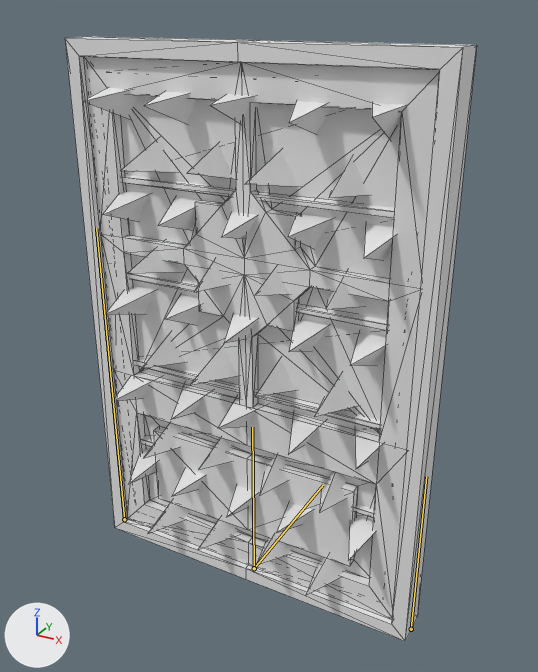
One commit to the glTF model Project/area/3 evil foundry/object/model/Door.gltf: the scene before it, then after it.
Camera for both pictures: a camera (50 mm lens) standing at (3.64, -6.23, 6.27) and looking at (-0.51, 1.31, 2.5). Every picture has the same lights, and +X, +Y and +Z are marked at lower left. The bones that bend it are drawn over the model as lines. Mesh edges are drawn as thin lines.

Names of what the first picture shows: 'DoorFrame', 'DoorNormal', 'DoorSpiked'.
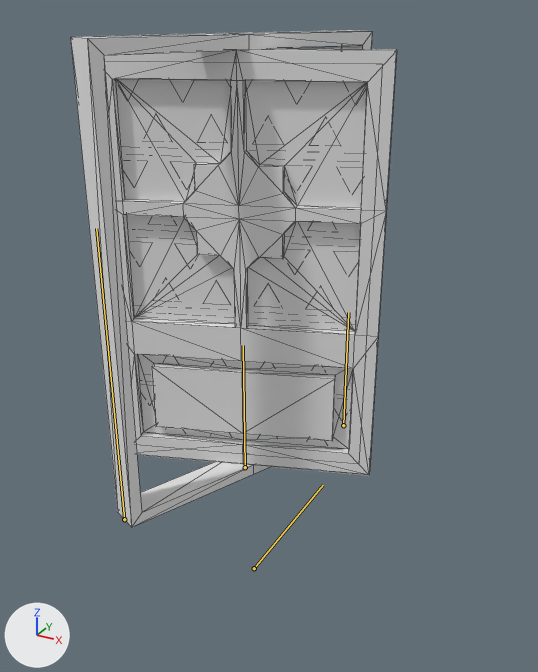
Commit message: Implement Doors

The newer file adds an action. The first version stands in its rest pose; the second is drawn at frame 16 of the action 'door-flip-close-left'.

Location of each change, (x1, y1, x2, y2) in pixels of the pictures (538 x 672 px):
'DoorNormal', posed
    before: (84, 56, 440, 620)
    after: (254, 48, 397, 51)
'DoorSpiked', posed
    before: (84, 88, 406, 595)
    after: (104, 49, 397, 475)
'DoorFrame', posed (27% narrower, 18% shorter)
    before: (65, 37, 477, 641)
    after: (71, 30, 373, 527)
bone 'door_center', root to tip
    before: (254, 568) to (252, 427)
    after: (245, 467) to (243, 345)

Diff of the bpy script that builds the scene:
```diff
--- a/Project/area/3 evil foundry/object/model/Door.gltf.py
+++ b/Project/area/3 evil foundry/object/model/Door.gltf.py
@@ bone_hinge_l @@
 bone_hinge_l = bpy.data.objects['DoorRoot'].pose.bones['hinge_l']  # child of 'root'
-bone_hinge_l.rotation_quaternion = (1.0, 0.0, 0.0, 0.0)  # degrees (0, 0, 0)
+bone_hinge_l.rotation_quaternion = (0.835, 0.0, 0.55, 0.0)  # degrees (0, 67, 0)
@@ bone_door_center @@
 bone_door_center = bpy.data.objects['DoorRoot'].pose.bones['door_center']  # child of 'hinge_r'
-bone_door_center.rotation_quaternion = (1.0, 0.0, 0.0, 0.0)  # degrees (0, 0, 0)
+bone_door_center.rotation_quaternion = (0.396, 0.0, 0.918, 0.0)  # degrees (0, 133, 0)
```
